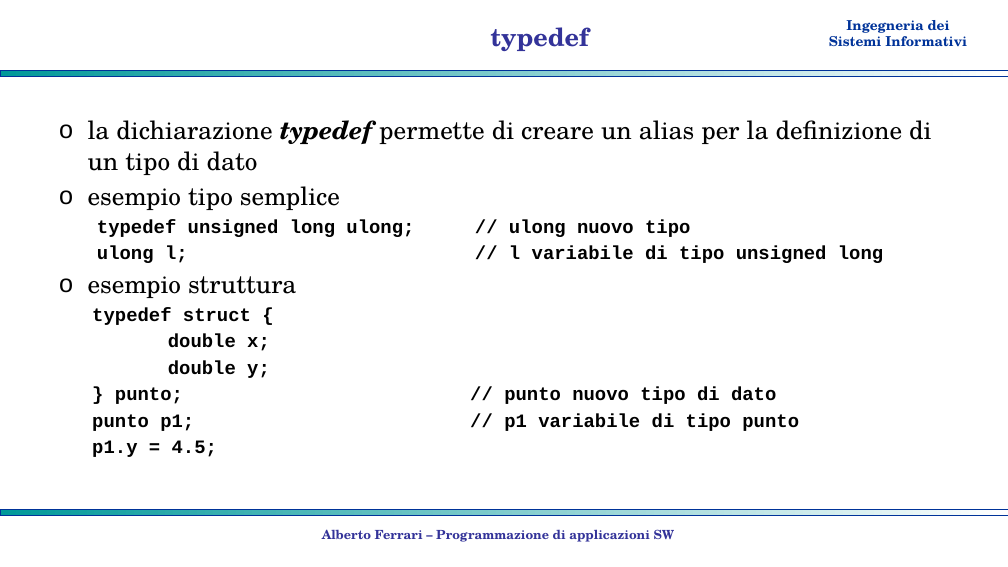
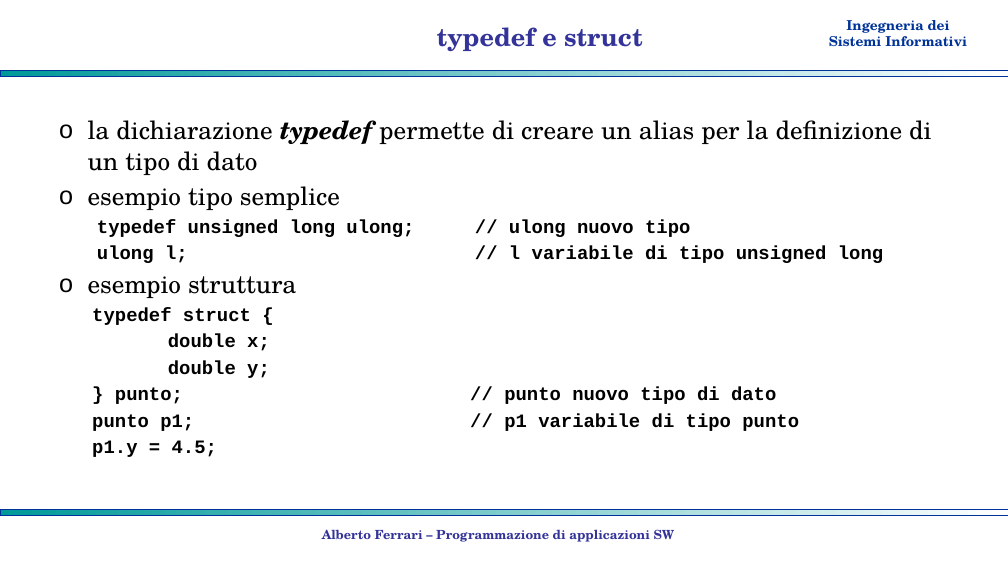
Before and after one commit to albertoferrari/pasw, a slide deck: slide 22 of lezioni/PASW03a - C++ tipi di dato.pptx (slide 19 before the commit). Drawn at 1008x567 pixels with LibreOffice and Linux fonts; fonts in the diff are those of the drawing; background and template pictures are left out. Boxes give left, top, right and bottom in pixels: in the first picture for what was removed or moved away, otherwise in the second. Text is boxed around its words. In the diff, an @@ line names an element or a change of style, - is before the commit and + after.

```diff
--- a/lezioni/PASW03a - C++ tipi di dato.pptx
+++ b/lezioni/PASW03a - C++ tipi di dato.pptx
@@ title at (437,27,643,51): text changed @@
-typedef
+typedef e struct
```
Also in this commit, not shown: 9 other slides changed, 4 slides added, 3 other files.
